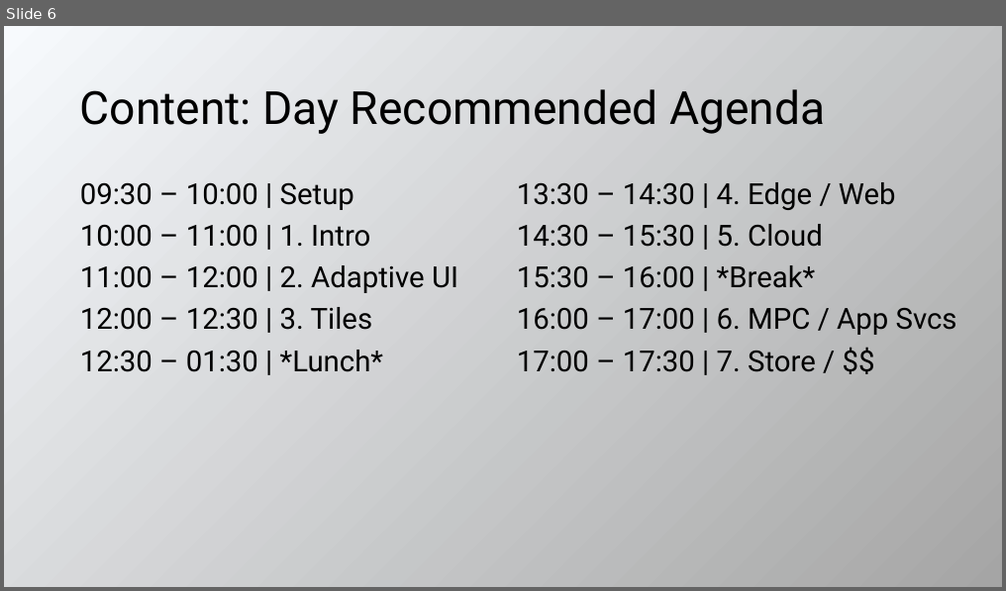
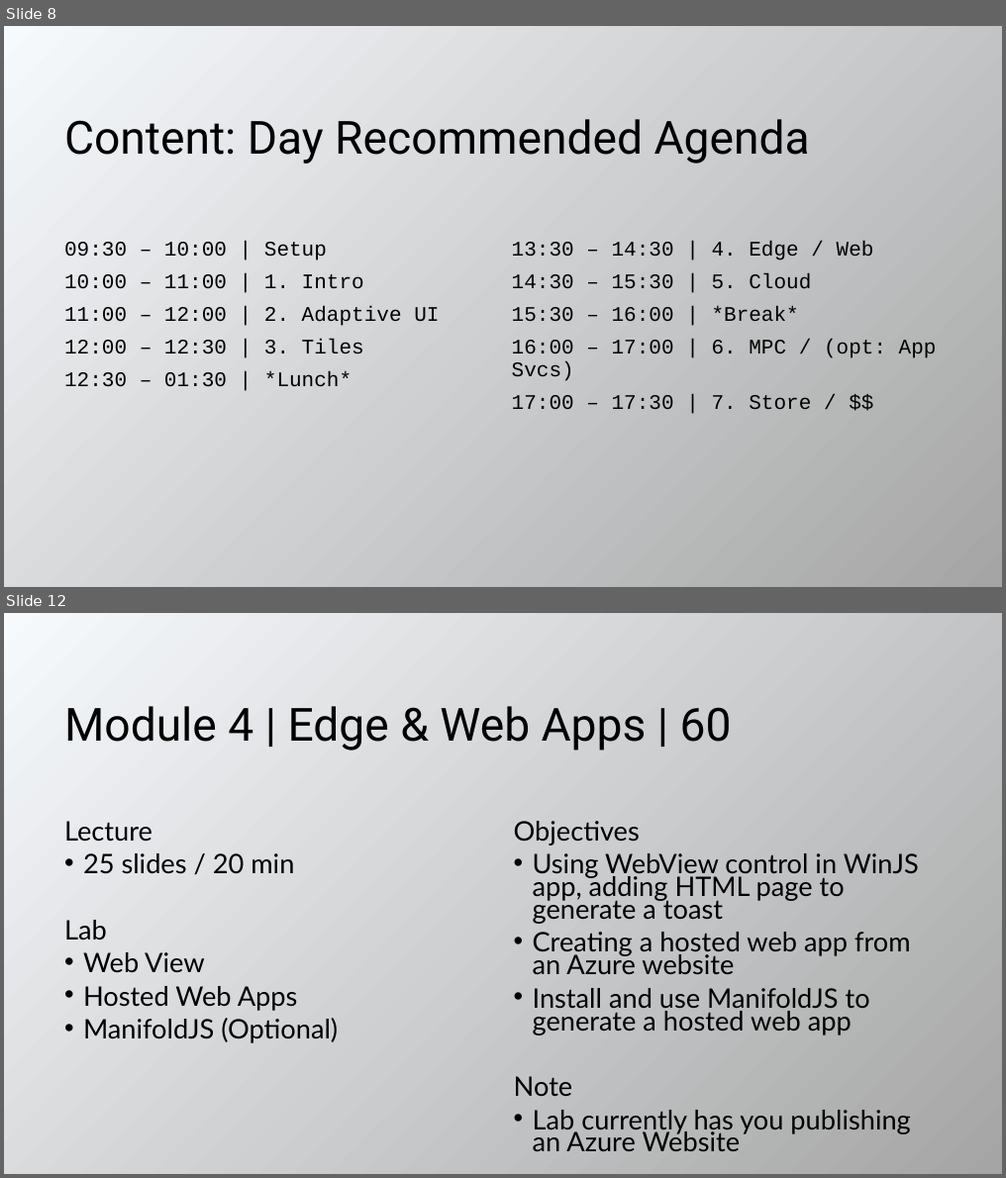
Before and after one commit to evangelism/WinDevWorkshop, a slide deck: 10.08.15.Train the Trainer.pptx. Shown one above the other, each under a label of ours: slide 6 before the commit, slides 8 and 12 after it; the slides between them are not shown. The pictures are 1006x591 and 1006x1178 pixels, drawn with LibreOffice and Linux fonts; fonts in the diff are those of the drawing. Boxes give left, top, right and bottom in pixels: in the first picture for what was removed or moved away, otherwise in the second. Text is boxed around its words. In the diff, an @@ line names an element or a change of style, - is before the commit and + after.

```diff
--- a/10.08.15.Train the Trainer.pptx
+++ b/10.08.15.Train the Trainer.pptx
@@ slide 12 added at box(4, 613, 1002, 1174), background gradient #F7FAFD to #A5A5A5 @@
@@ title added at box(64, 706, 732, 751), 44 pt, text #000000 @@
+Module 4 | Edge & Web Apps | 60
@@ text added at box(64, 821, 338, 1044), 25.9 pt, text #000000 @@
+Lecture
+• 25 slides / 20 min
+Lab
+• Web View
+• Hosted Web Apps
+• ManifoldJS (Optional)
@@ text added at box(514, 821, 919, 1152), 25.9 pt, text #000000 @@
+Objectives
+• Using WebView control in WinJS app, adding HTML page to generate a toast
+• Creating a hosted web app from an Azure website
+• Install and use ManifoldJS to generate a hosted web app
+Note
+• Lab currently has you publishing an Azure Website
@@ what was slide 6 is now slide 8 @@
@@ slide 8 changed as well @@
@@ title "Content: Day Recommended Agenda": place and size @@
-title "Content: Day Recommended Agenda" at box(80, 89, 825, 134)
+title "Content: Day Recommended Agenda" at box(64, 119, 810, 164)
@@ text "09:30 – 10:00 | Setup": place and size @@
-text "09:30 – 10:00 | Setup" at box(80, 182, 458, 372)
+text "09:30 – 10:00 | Setup" at box(64, 242, 439, 387)
@@ text "09:30 – 10:00 | Setup" at box(64, 242, 439, 387): size 28 to 20 pt, font Roboto to Courier New @@
@@ text "13:30 – 14:30 | 4. ...": place and size @@
-text "13:30 – 14:30 | 4. ..." at box(517, 182, 957, 372)
+text "13:30 – 14:30 | 4. ..." at box(512, 241, 937, 409)
@@ text at box(512, 241, 874, 409): size 28 to 20 pt, font Roboto to Courier New in "13:30 – 14:30 | 4. Edge / ...", "14:30 – 15:30 | 5. Cloud", "15:30 – 16:00 | *Break*", "17:00 – 17:30 | 7. Store / ..." @@
@@ text at box(512, 339, 937, 381): text changed; size 28 to 20 pt; font Roboto to Courier New @@
-16:00 – 17:00 | 6. MPC / App Svcs
+16:00 – 17:00 | 6. MPC / (opt: App Svcs)
```
Also in this commit, not shown: 5 other slides changed, 10 other slides added, 8 slides removed, 1 other file.
